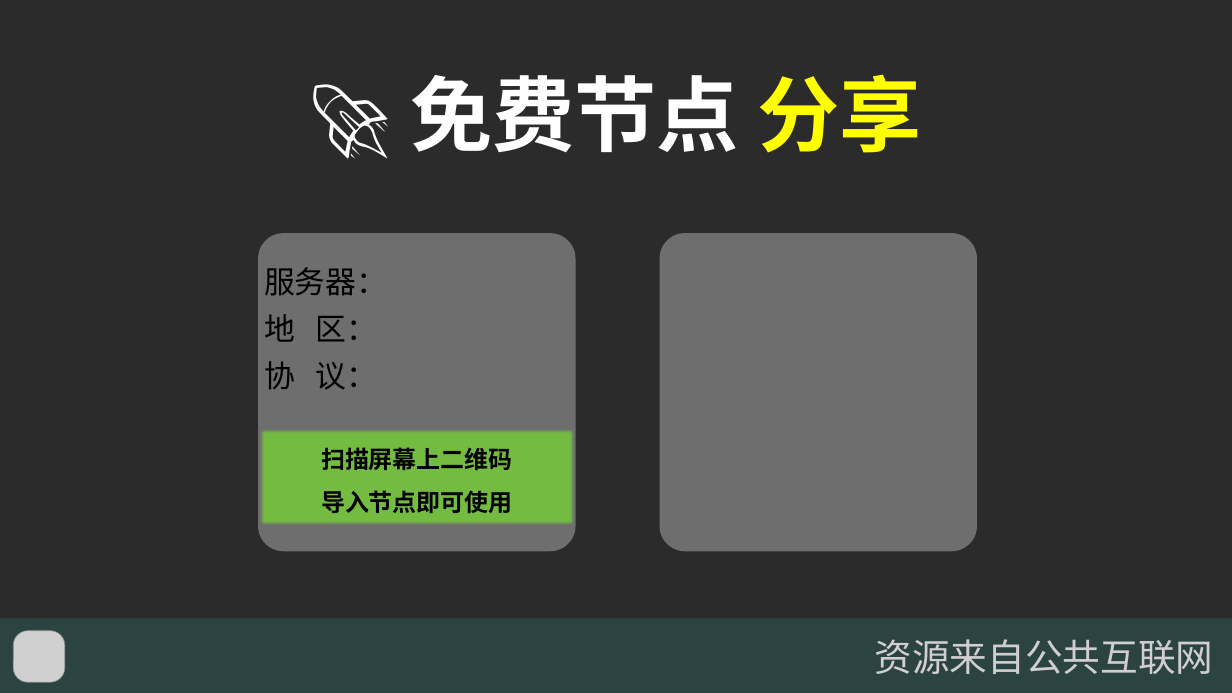
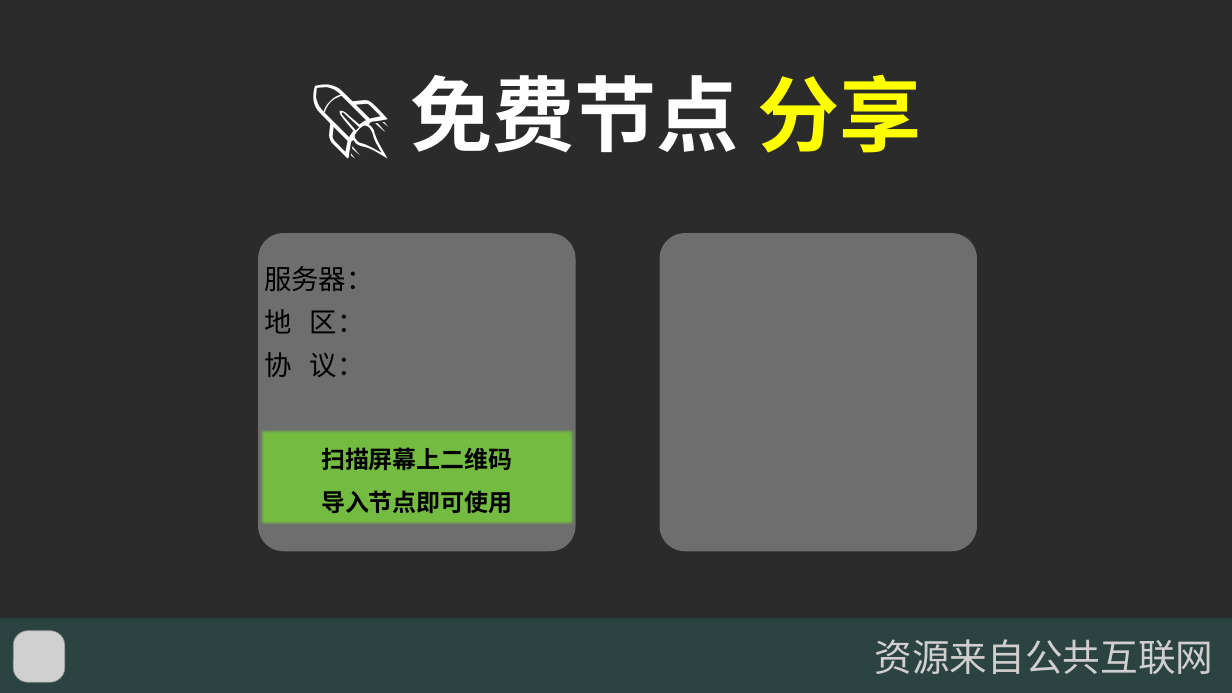
Before and after one commit to XHAO05/freevpn, a slide deck: slide 1 of youtube_live/local/直播画面-PPT.pptx (slide 2 before the commit). Drawn at 1232x693 pixels with LibreOffice and Linux fonts; fonts in the diff are those of the drawing; grey boxes stand for pictures; background and template pictures are left out; a plain dark background stands for a picture behind light text. Boxes give left, top, right and bottom in pixels: in the first picture for what was removed or moved away, otherwise in the second. Text is boxed around its words. In the diff, an @@ line names an element or a change of style, - is before the commit and + after.

```diff
--- a/youtube_live/local/直播画面-PPT.pptx
+++ b/youtube_live/local/直播画面-PPT.pptx
@@ text "服务器：" at bbox=[264, 266, 374, 377]: size 36 to 32 pt @@
```
Also in this commit, not shown: 1 slide removed, 4 other files.
